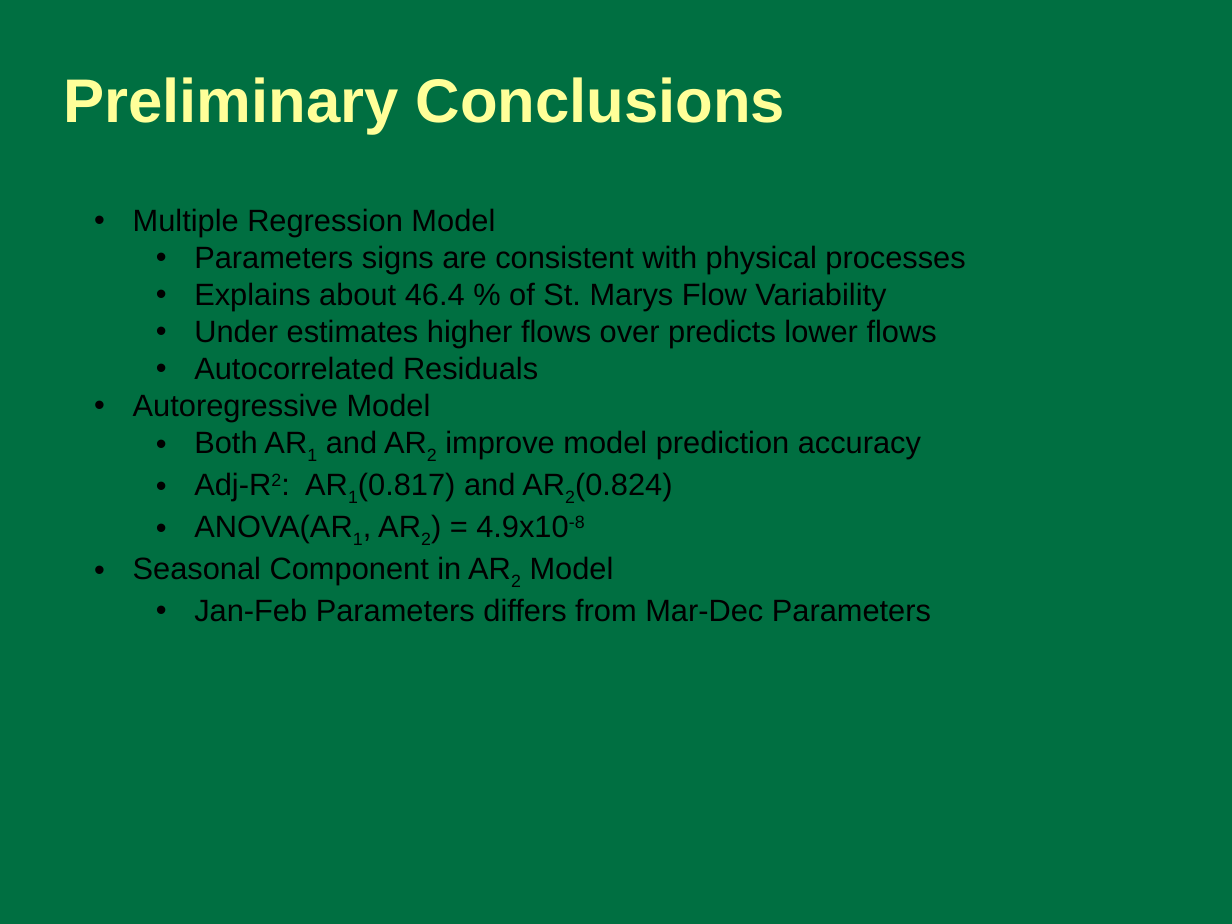
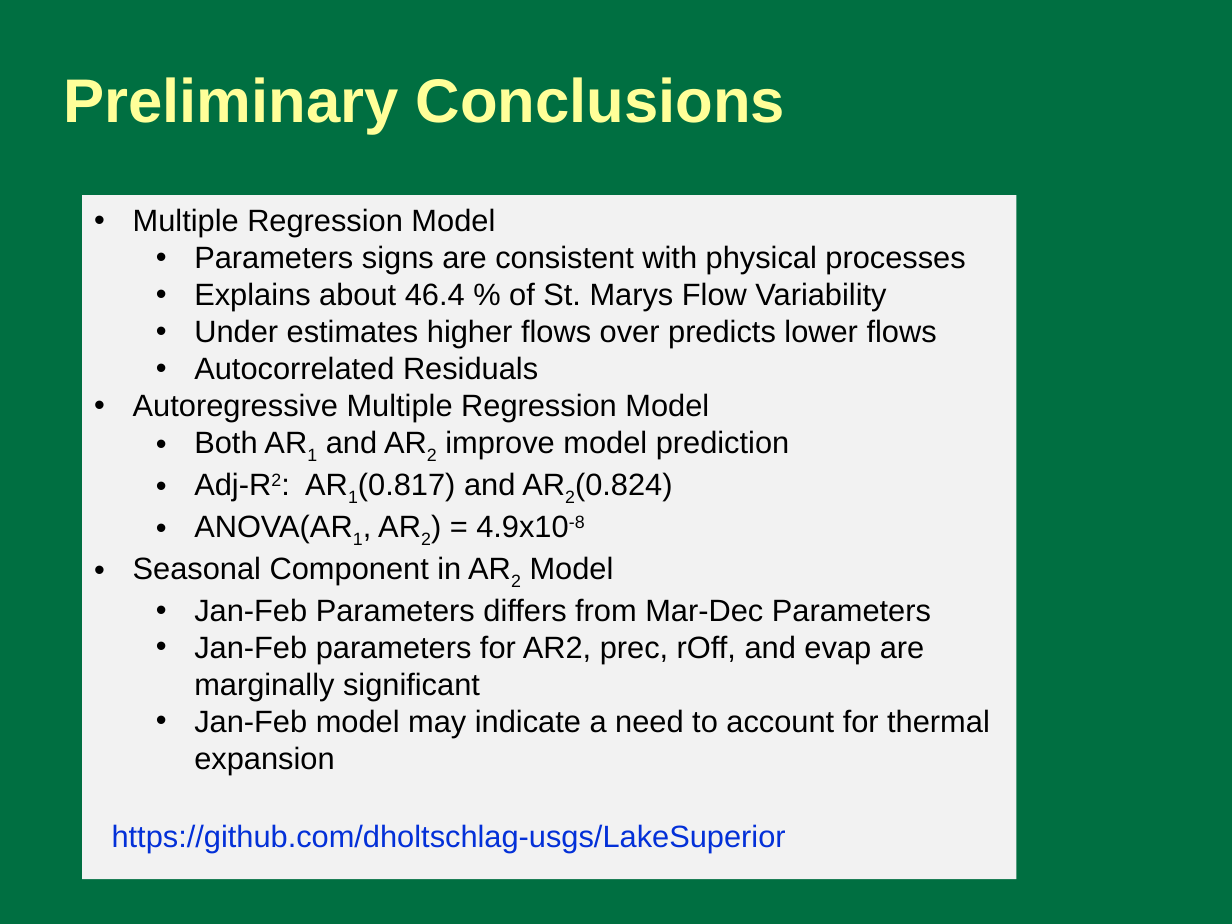
Before and after one commit to dholtschlag-usgs/LakeSuperior, a slide deck: slide 11 of Superior/doc/Preliminary Multiple Regression Analysis of Lake Superior Water.pptx. Drawn at 1232x924 pixels with LibreOffice and Linux fonts; fonts in the diff are those of the drawing. Boxes give left, top, right and bottom in pixels: in the first picture for what was removed or moved away, otherwise in the second. Text is boxed around its words. In the diff, an @@ line names an element or a change of style, - is before the commit and + after.

Commit message:
Update with Monthly Multiple Regression Models

```diff
--- a/Superior/doc/Preliminary Multiple Regression Analysis of Lake Superior Water.pptx
+++ b/Superior/doc/Preliminary Multiple Regression Analysis of Lake Superior Water.pptx
@@ rectangle "Multiple Regression Model": place and size @@
-rectangle "Multiple Regression Model" at box(133, 209, 965, 621)
+rectangle "Multiple Regression Model" at box(83, 195, 1016, 878)
@@ rectangle "Multiple Regression Model" at box(83, 195, 1016, 878): fill none to #F2F2F2 @@
@@ text in rectangle at box(133, 393, 789, 459): text changed @@
-• Autoregressive Model
-  • Both AR1 and AR2 improve model prediction accuracy
+• Autoregressive Multiple Regression Model
+  • Both AR1 and AR2 improve model prediction
@@ text in rectangle at box(194, 635, 990, 775): paragraphs added @@
+  • Jan-Feb parameters for AR2, prec, rOff, and evap are marginally significant
+  • Jan-Feb model may indicate a need to account for thermal expansion
@@ text added at box(112, 824, 786, 853), 18 pt, text #0330D8 @@
+https://github.com/dholtschlag-usgs/LakeSuperior
```
Also in this commit, not shown: 8 other slides changed, 10 other files.
